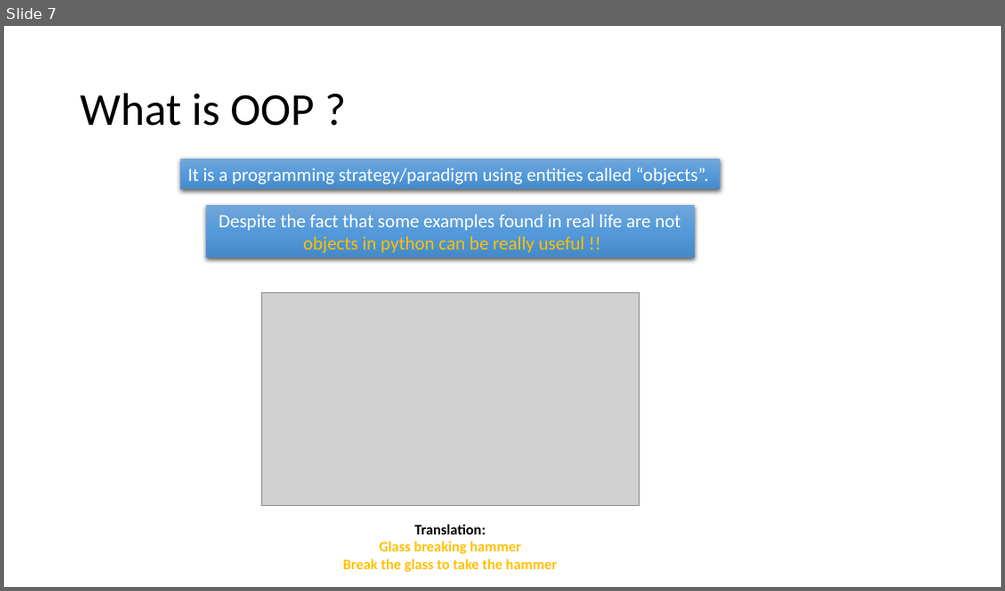
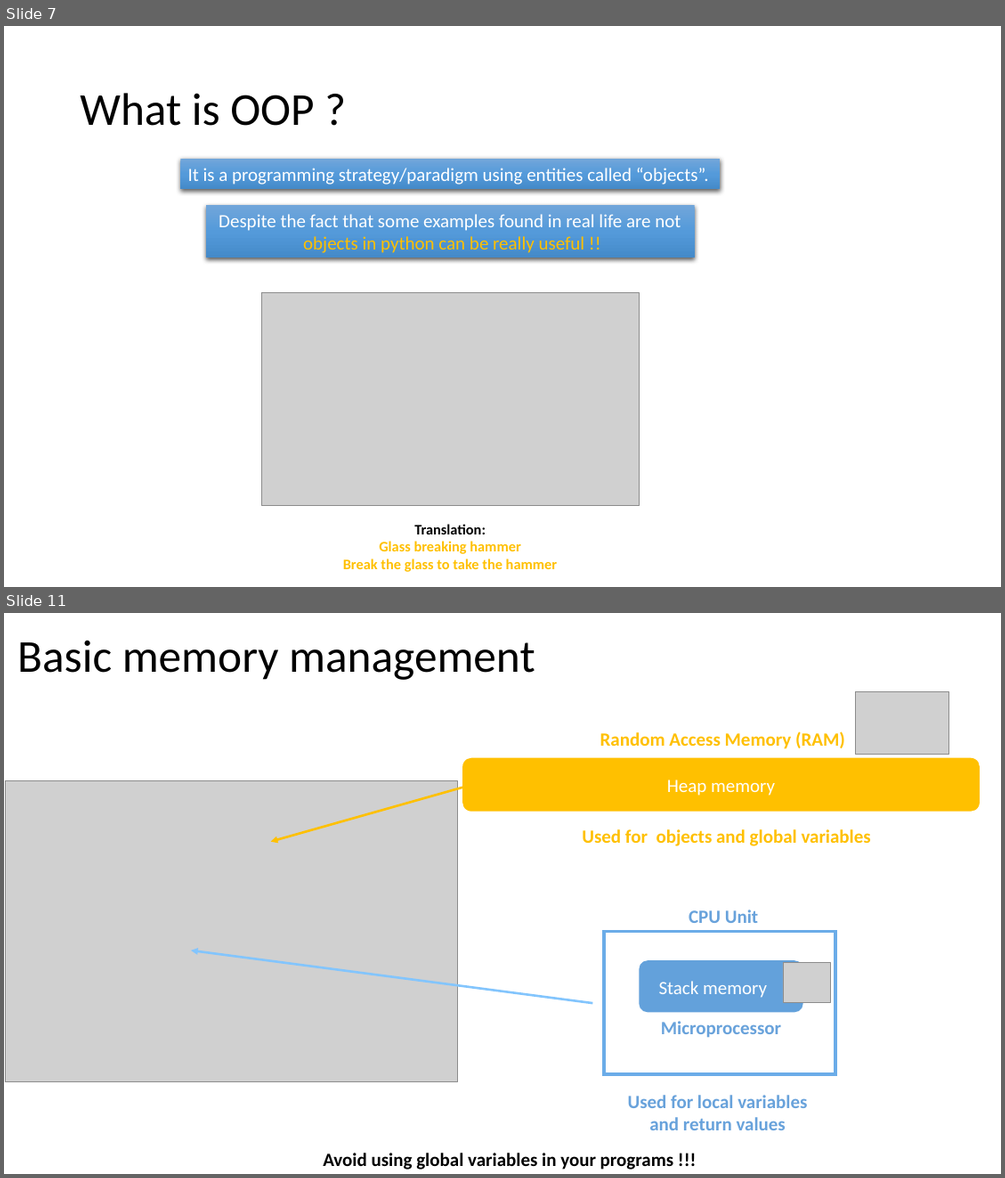
Before and after one commit to PierFF/OOP-INSA-Toulouse, a slide deck: OOP-Programming.pptx. Shown one above the other, each under a label of ours: slide 7 before the commit, slides 7 and 11 after it; the slides between them are not shown. The pictures are 1005x591 and 1005x1178 pixels, drawn with LibreOffice and Linux fonts; fonts in the diff are those of the drawing; grey boxes stand for pictures. Boxes give left, top, right and bottom in pixels: in the first picture for what was removed or moved away, otherwise in the second. Text is boxed around its words. In the diff, an @@ line names an element or a change of style, - is before the commit and + after.

```diff
--- a/OOP-Programming.pptx
+++ b/OOP-Programming.pptx
@@ slide 11 added at <box>4,613,1001,1174</box>, background #FFFFFF @@
@@ text added at <box>17,640,534,680</box>, 44 pt, text #000000 @@
+Basic memory management
@@ text added at <box>600,731,845,749</box>, 18 pt, text #FFC000, bold @@
+Random Access Memory (RAM)
@@ rounded rectangle added at <box>462,758,979,811</box>, fill #FFC000, 18 pt, text #FFFFFF @@
+Heap memory
@@ picture added at <box>6,780,458,1082</box> @@
@@ arrow added from (462, 787) to (271, 842), #FFC000 2.25 pt @@
@@ group added at <box>604,909,835,1074</box>: 3 texts, 1 rounded rectangle, 1 rectangle @@
+CPU Unit
+Stack memory
+Microprocessor
@@ arrow added from (592, 1004) to (191, 950), #83C5FD 2.25 pt @@
@@ group added at <box>323,691,949,1169</box>: 3 texts, 2 pictures @@
+Used for local variables
+and return values
+Used for objects and global variables
+Avoid using global variables in your programs !!!
```
Also in this commit, not shown: 2 slides changed, 2 other slides added, 1 other file.
